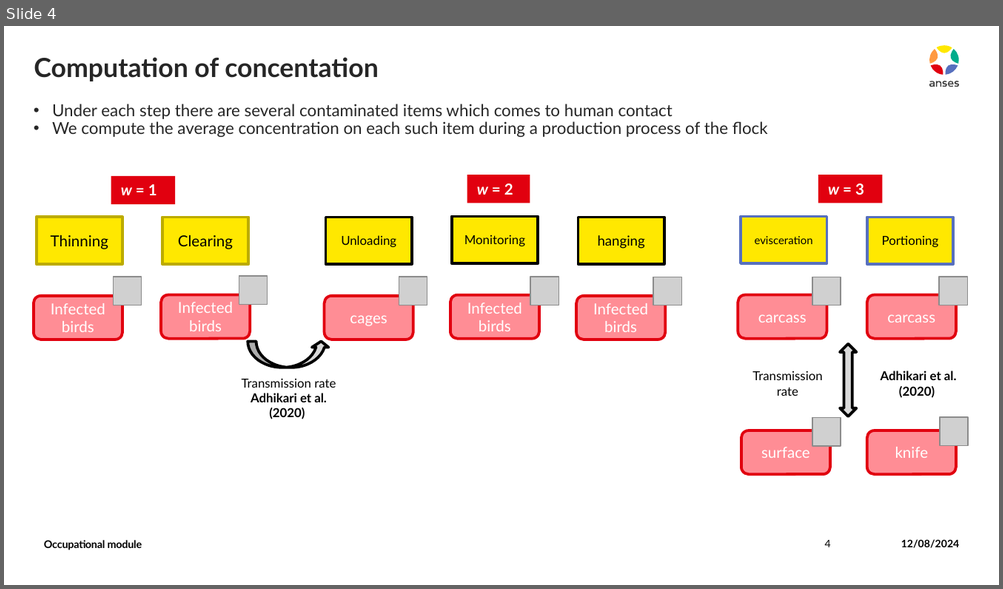
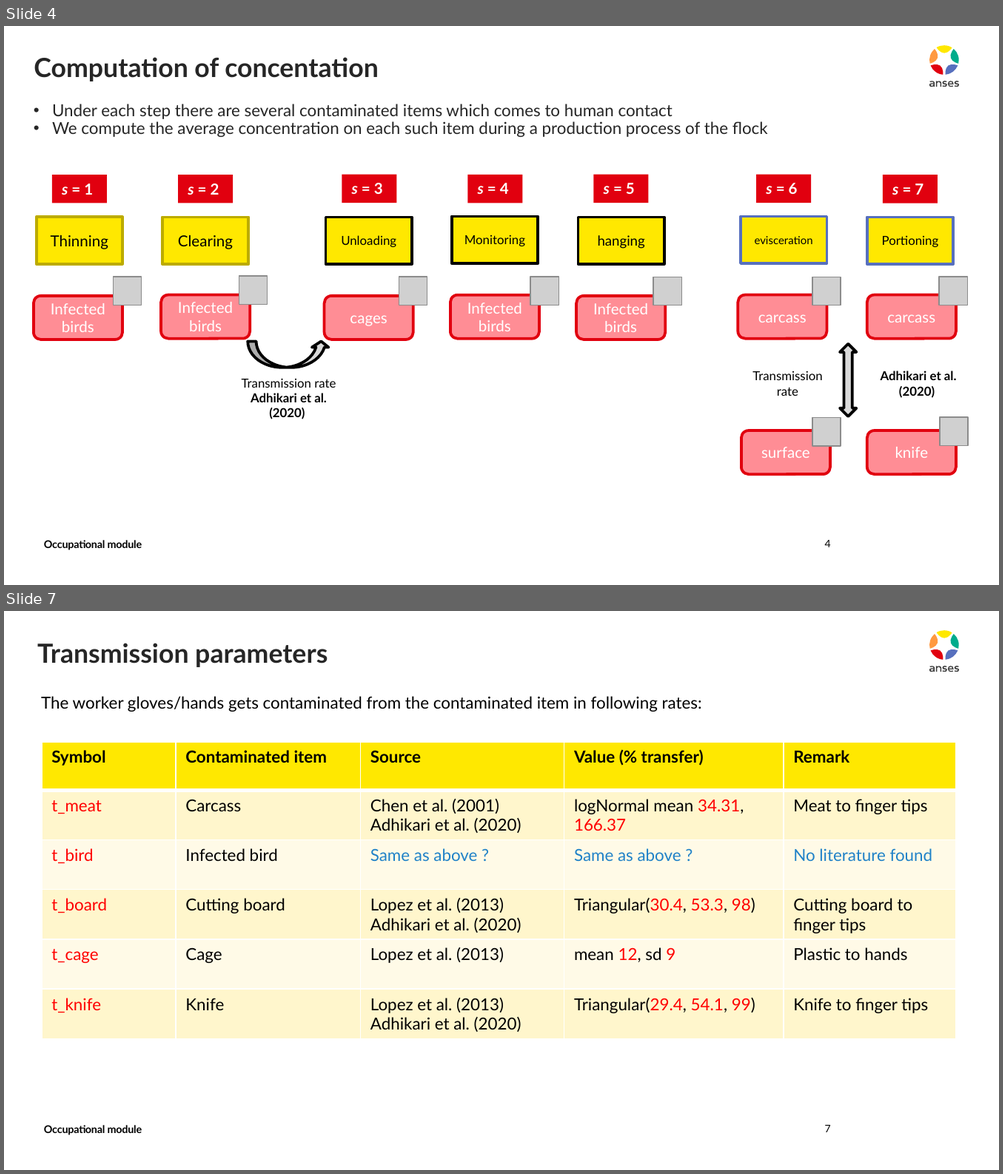
Before and after one commit to ENVIRE-JPIAMR/occupational-module, a slide deck: docs/draft.pptx. Shown one above the other, each under a label of ours: slide 4 before the commit, slides 4 and 7 after it; the slides between them are not shown. The pictures are 1003x589 and 1003x1174 pixels, drawn with LibreOffice and Linux fonts; fonts in the diff are those of the drawing; grey boxes stand for pictures. Boxes give left, top, right and bottom in pixels: in the first picture for what was removed or moved away, otherwise in the second. Text is boxed around its words. In the diff, an @@ line names an element or a change of style, - is before the commit and + after.

```diff
--- a/docs/draft.pptx
+++ b/docs/draft.pptx
@@ slide 7 added at (x1=4, y1=611, x2=999, y2=1170), background #FFFFFF; not listed: 10 template elements that a slide beside it also shows @@
@@ title added at (x1=37, y1=643, x2=327, y2=667), 19.1 pt, text #262626, bold @@
+Transmission parameters
@@ text added at (x1=41, y1=696, x2=702, y2=712), 12 pt, text #000000 @@
+The worker gloves/hands gets contaminated from the contaminated item in following rates:
@@ table added at (x1=42, y1=742, x2=956, y2=1039), 6 rows, 5 columns @@
+Symbol | Contaminated item | Source | Value (% transfer) | Remark
+t_meat | Carcass | Chen et al. (2001) / Adhikari et al. (2020) | logNormal mean 34.31, 166.37 | Meat to finger tips
+t_bird | Infected bird | Same as above ? | Same as above ? | No literature found
+t_board | Cutting board | Lopez et al. (2013) / Adhikari et al. (2020) | Triangular(30.4, 53.3, 98) | Cutting board to finger tips
+t_cage | Cage | Lopez et al. (2013) | mean 12, sd 9 | Plastic to hands
+t_knife | Knife | Lopez et al. (2013) / Adhikari et al. (2020) | Triangular(29.4, 54.1, 99) | Knife to finger tips
@@ text added at (x1=44, y1=1125, x2=142, y2=1136), 7.7 pt, text #000000, bold @@
+Occupational module
@@ page number added at (x1=825, y1=1125, x2=831, y2=1133), 7.5 pt, text #000000 @@
+7
@@ slide 4 changed as well @@
@@ rectangle "s = 1" resized from (x1=111, y1=176, x2=175, y2=205) to (x1=52, y1=175, x2=106, y2=204) @@
@@ group added at (x1=178, y1=174, x2=937, y2=204): 6 rectangles @@
+s = 2
+s = 7
+s = 6
+s = 5
+s = 4
+s = 3
@@ rectangle removed at (x1=466, y1=175, x2=529, y2=204) @@
-w = 2
@@ rectangle removed at (x1=817, y1=175, x2=881, y2=204) @@
-w = 3
@@ text in rectangle at (x1=62, y1=184, x2=93, y2=195): text changed @@
-w = 1
+s = 1
@@ text removed at (x1=901, y1=540, x2=959, y2=548) @@
-12/08/2024
```
Also in this commit, not shown: 6 other slides changed, 3 other slides added, 1 other file.
